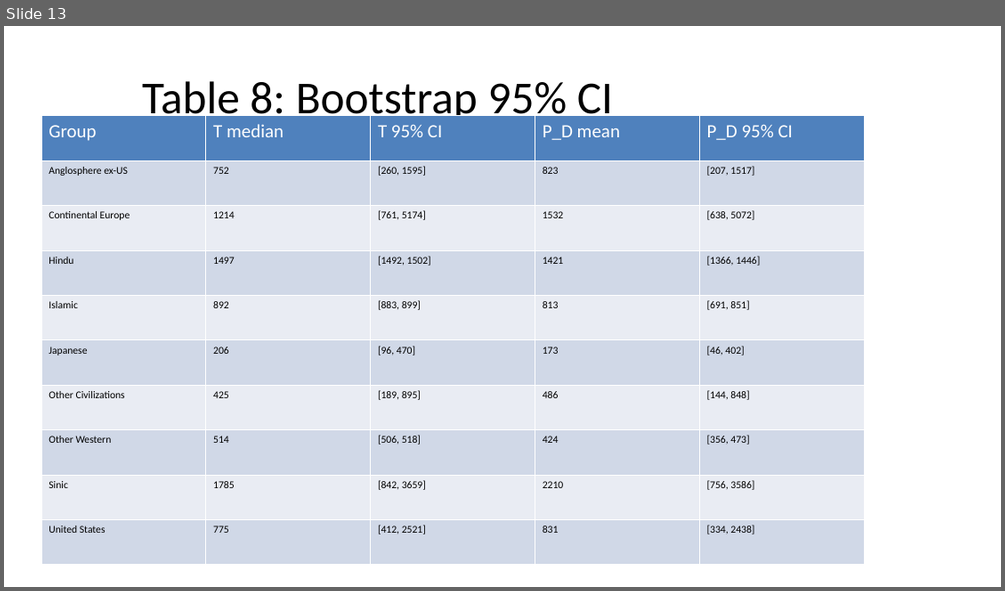
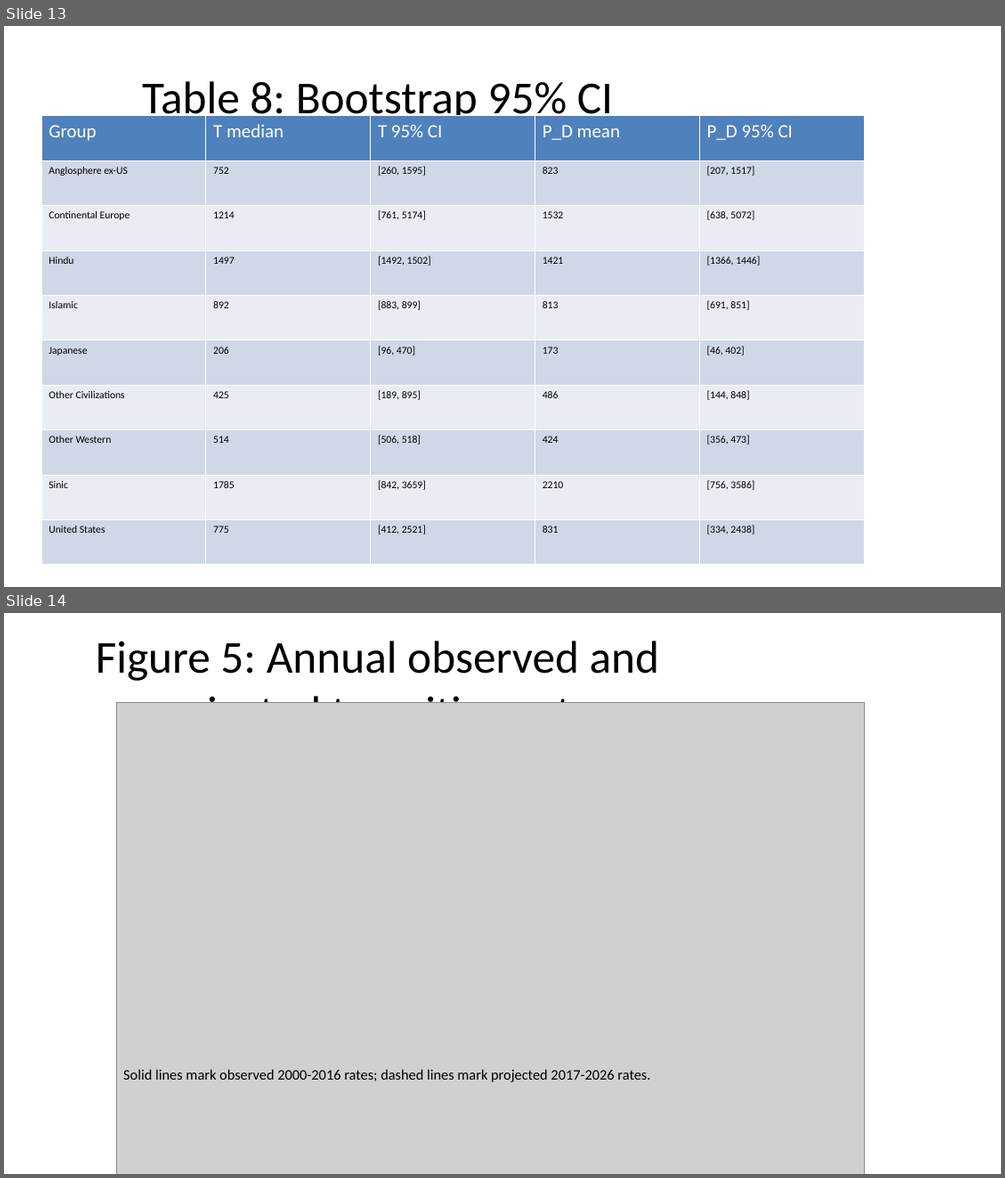
Before and after one commit to bougtoir/medical-accident-its-analysis, a slide deck: researcher_mobility_ode/docs/manuscript_full_article_figures.pptx. Shown one above the other, each under a label of ours: slide 13 before the commit, slides 13 and 14 after it. The pictures are 1005x591 and 1005x1178 pixels, drawn with LibreOffice and Linux fonts; fonts in the diff are those of the drawing; grey boxes stand for pictures. Boxes give left, top, right and bottom in pixels: in the first picture for what was removed or moved away, otherwise in the second. Text is boxed around its words. In the diff, an @@ line names an element or a change of style, - is before the commit and + after.

```diff
--- a/researcher_mobility_ode/docs/manuscript_full_article_figures.pptx
+++ b/researcher_mobility_ode/docs/manuscript_full_article_figures.pptx
@@ slide 14 added at box(4, 613, 1001, 1174), background #FFFFFF @@
@@ title added at box(96, 641, 659, 703), 44 pt, text #000000 @@
+Figure 5: Annual observed and projected transition rates
@@ picture added at box(116, 703, 864, 1174) @@
@@ text added at box(123, 1069, 650, 1082), 14 pt, text #000000 @@
+Solid lines mark observed 2000-2016 rates; dashed lines mark projected 2017-2026 rates.
```
Also in this commit, not shown: 6 other slides added, 7 other files.
